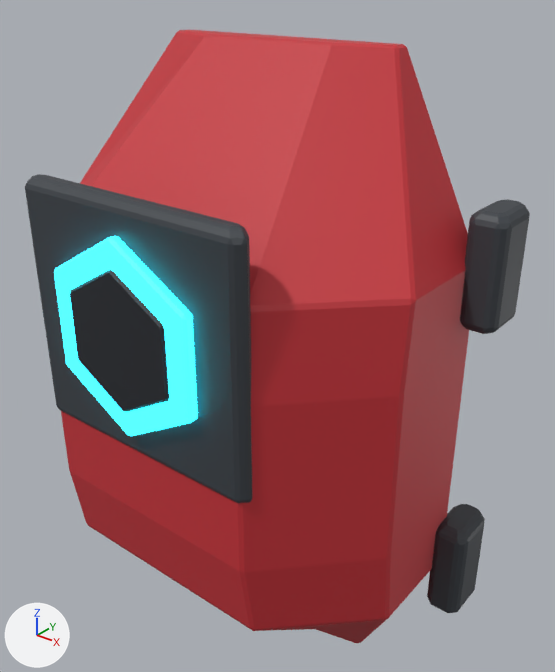
An edit to the FBX model Assets/Resources/ClamshellMeshes/ThighBack_Set10_Aegis.fbx, drawn before and after from the same camera.
Before and after are seen from a 50 mm lens placed at (0.509, -0.651, 0.431), pointed at (0.029, -0.051, 0.059). The lights are fixed; the arrows at lower left show +X, +Y and +Z. The picture after the commit comes second. Where no turn or scale is listed for an object, it has been applied to the vertices.

Before the edit, the objects in view are built like this:
```python
me_thighback_set10_aegis_001 = bpy.data.meshes.new('ThighBack_Set10_Aegis.001')
me_thighback_set10_aegis_001.from_pydata(...)  # 580 vertices, 608 faces; spans x -0.265..0.265, y -0.251..0.03, z -0.365..0.365
# faces by material slot: [92, 38, 440, 38]
me_thighback_set10_aegis_001.materials.append(mat_shell)  # red #c83038
me_thighback_set10_aegis_001.materials.append(mat_dark)  # black #23272d
me_thighback_set10_aegis_001.materials.append(mat_frame)  # dark grey #3a3f45
me_thighback_set10_aegis_001.materials.append(mat_glow)  # cyan #27e5ff, glowing cyan #27e5ff
ob_thighback_set10_aegis = bpy.data.objects.new('ThighBack_Set10_Aegis', me_thighback_set10_aegis_001)
ob_thighback_set10_aegis.location = (0.0, 0.0, 0.0)
```
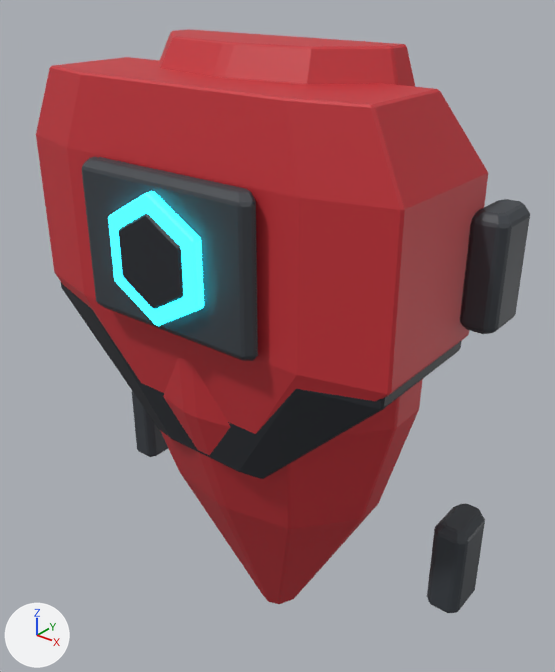
What differs and where, as boxes [x1, y1, x2, y2] in the pictures (555 x 672 px; the box of a moved part takes in the faces that stretch with it):
'ThighBack_Set10_Aegis', reshaped: before [25, 30, 530, 643]; after [36, 29, 530, 613]
part 1 of me_thighback_set10_aegis_001, moved or reshaped: before [54, 236, 198, 436]; after [108, 191, 204, 326]
part 2 of me_thighback_set10_aegis_001, moved or reshaped: before [70, 270, 169, 412]; after [118, 213, 184, 309]
part 3 of me_thighback_set10_aegis_001, rebuilt: before [61, 30, 469, 643]; after [159, 29, 423, 604]
part 4 of me_thighback_set10_aegis_001, added: after [81, 157, 258, 361]
part 5 of me_thighback_set10_aegis_001, added: after [61, 283, 461, 479]
part 6 of me_thighback_set10_aegis_001, added (red): after [36, 57, 488, 434]
part 7 of me_thighback_set10_aegis_001, deleted: before [25, 174, 252, 503]
part 8 of me_thighback_set10_aegis_001, moved or reshaped (not visible before): after [132, 391, 168, 457]
part 9 of me_thighback_set10_aegis_001, moved or reshaped: [427, 504, 485, 613] in both
part 10 of me_thighback_set10_aegis_001, moved or reshaped: [460, 199, 530, 334] in both

The change, as a diff of the scene's bpy script:
```diff
--- a/Assets/Resources/ClamshellMeshes/ThighBack_Set10_Aegis.fbx.py
+++ b/Assets/Resources/ClamshellMeshes/ThighBack_Set10_Aegis.fbx.py
@@ me_thighback_set10_aegis_001 @@
 # used by ob_thighback_set10_aegis; location = (0.0, 0.0, 0.0)
-me_thighback_set10_aegis_001.from_pydata(...)  # 580 vertices, 608 faces; spans x -0.265..0.265, y -0.251..0.03, z -0.365..0.365
+me_thighback_set10_aegis_001.from_pydata(...)  # 686 vertices, 708 faces; spans x -0.265..0.265, y -0.204..0.03, z -0.365..0.365
+# me_thighback_set10_aegis_001 part 1: the loose piece of 36 vertices spanning x -0.088..0.088, y -0.248..-0.236, z 0.016..0.218 is scaled about its middle by (0.642, 0.992, 0.642), then moved by (0.0, 0.046, 0.066)
+# me_thighback_set10_aegis_001 part 2: the loose piece of 36 vertices spanning x -0.064..0.064, y -0.251..-0.236, z 0.045..0.189 is scaled about its middle by (0.641, 0.983, 0.641), then moved by (0.0, 0.046, 0.066)
+# me_thighback_set10_aegis_001 part 3: the loose piece of 88 vertices spanning x -0.23..0.23, y -0.233..0.0, z -0.365..0.365 is rebuilt with 86 vertices and now spans x -0.189..0.189, y -0.172..0.0, z -0.365..0.365
+# me_thighback_set10_aegis_001 part 4: a new loose piece of 80 vertices spanning x -0.109..0.109, y -0.192..-0.172, z 0.104..0.261, in mat_frame (dark grey #3a3f45)
+# me_thighback_set10_aegis_001 part 5: a new loose piece of 56 vertices spanning x -0.223..0.223, y -0.167..0.0, z -0.062..0.318, in mat_dark (black #23272d)
+# me_thighback_set10_aegis_001 part 6: a new loose piece of 56 vertices spanning x -0.23..0.23, y -0.172..0.0, z -0.044..0.336, in mat_shell (red #c83038)
+# me_thighback_set10_aegis_001 part 7: the loose piece of 84 vertices spanning x -0.14..0.14, y -0.237..-0.216, z -0.015..0.248 is deleted
+# me_thighback_set10_aegis_001 part 8: 4 vertices moved within x -0.263..-0.227, y 0.024, z -0.226..-0.125; 80 vertices removed from x -0.265..-0.225, y -0.03..0.03, z -0.234..-0.117; 80 vertices added at x -0.265..-0.225, y -0.03..0.03, z -0.234..-0.117
+# me_thighback_set10_aegis_001 part 9: 4 vertices moved within x 0.227..0.263, y 0.024, z -0.226..-0.125; 80 vertices removed from x 0.225..0.265, y -0.03..0.03, z -0.234..-0.117; 80 vertices added at x 0.225..0.265, y -0.03..0.03, z -0.234..-0.117
+# me_thighback_set10_aegis_001 part 10: 4 vertices moved within x 0.227..0.263, y 0.024, z 0.125..0.226; 80 vertices removed from x 0.225..0.265, y -0.03..0.03, z 0.117..0.234; 80 vertices added at x 0.225..0.265, y -0.03..0.03, z 0.117..0.234
+# other edits to the shape of me_thighback_set10_aegis_001 do not show in these pictures
 me_thighback_set10_aegis_001.materials.append(mat_shell)
```
